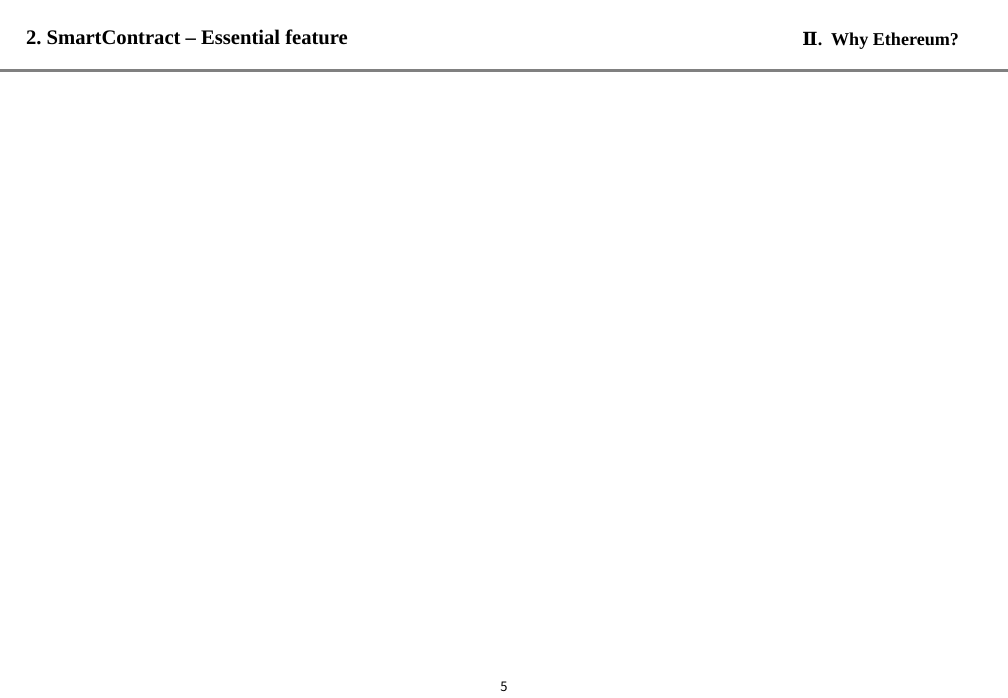
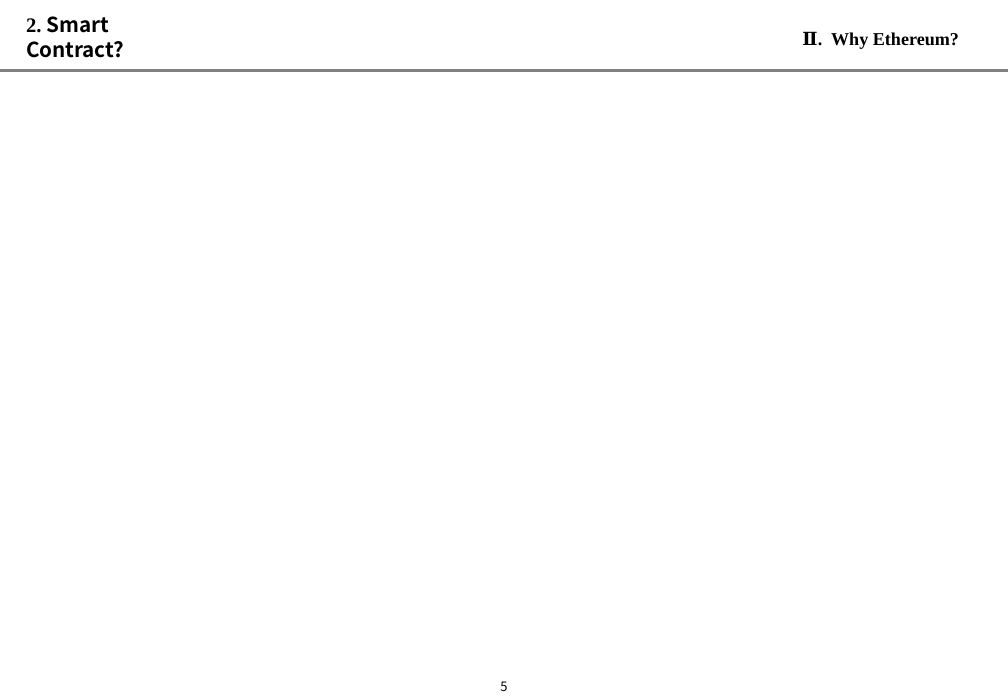
Before and after one commit to alladd/tcl2017, a slide deck: slide 6 of 51_발표PT자료/02_PT.pptx. Drawn at 1008x698 pixels with LibreOffice and Linux fonts; fonts in the diff are those of the drawing; background and template pictures are left out. Boxes give left, top, right and bottom in pixels: in the first picture for what was removed or moved away, otherwise in the second. Text is boxed around its words. In the diff, an @@ line names an element or a change of style, - is before the commit and + after.

```diff
--- a/51_발표PT자료/02_PT.pptx
+++ b/51_발표PT자료/02_PT.pptx
@@ text at [26,16,124,58]: text changed; font Times New Roman to Noto Sans CJK KR @@
-2. SmartContract – Essential feature
+2. Smart Contract?
```
Also in this commit, not shown: 11 other slides changed, 5 slides added, 17 other files.
